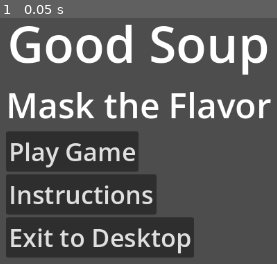
Above: before the commit, frame 1.
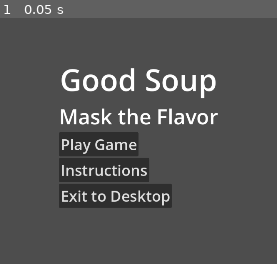
Above: after the commit, the same moment.

Repository: AgreeableDeerGames/GoodSoup
Game: Godot game, scene res://Scenes/main_menu.tscn
Two runs of this game, one before a commit and one after it. Both use one fixed random seed, a clock stepped at 60 frames per second and the inputs below. The project has no main scene, so this scene is started directly.
Inputs:
- Up to frame 1 (0.05 s): no input

The runs differ from the first frame. In frame 1, 34% of the frame differs, in the area x 2-98%, y 2-98%.

Commit message:
Added Instructions Scene

Diff:
--- a/Scripts/exit_button.gd
+++ b/Scripts/exit_button.gd
@@ -3,9 +3,15 @@
 
 # Called when the node enters the scene tree for the first time.
 func _ready() -> void:
-	pass # Replace with function body.
+	pressed.connect(_button_pressed)
 
 
 # Called every frame. 'delta' is the elapsed time since the previous frame.
 func _process(delta: float) -> void:
 	pass
+
+func _button_pressed():
+	# This shuts the program down (immediately).
+	# If we want to close the program more gracefully,
+	# use et_tree().set_auto_accept_quit(false)
+	get_tree().quit()
--- a/project.godot
+++ b/project.godot
@@ -14,6 +14,11 @@
 config/features=PackedStringArray("4.6", "GL Compatibility")
 config/icon="res://icon.svg"
 
+[display]
+
+window/size/viewport_width=1920
+window/size/viewport_height=1080
+
 [physics]
 
 3d/physics_engine="Jolt Physics"
